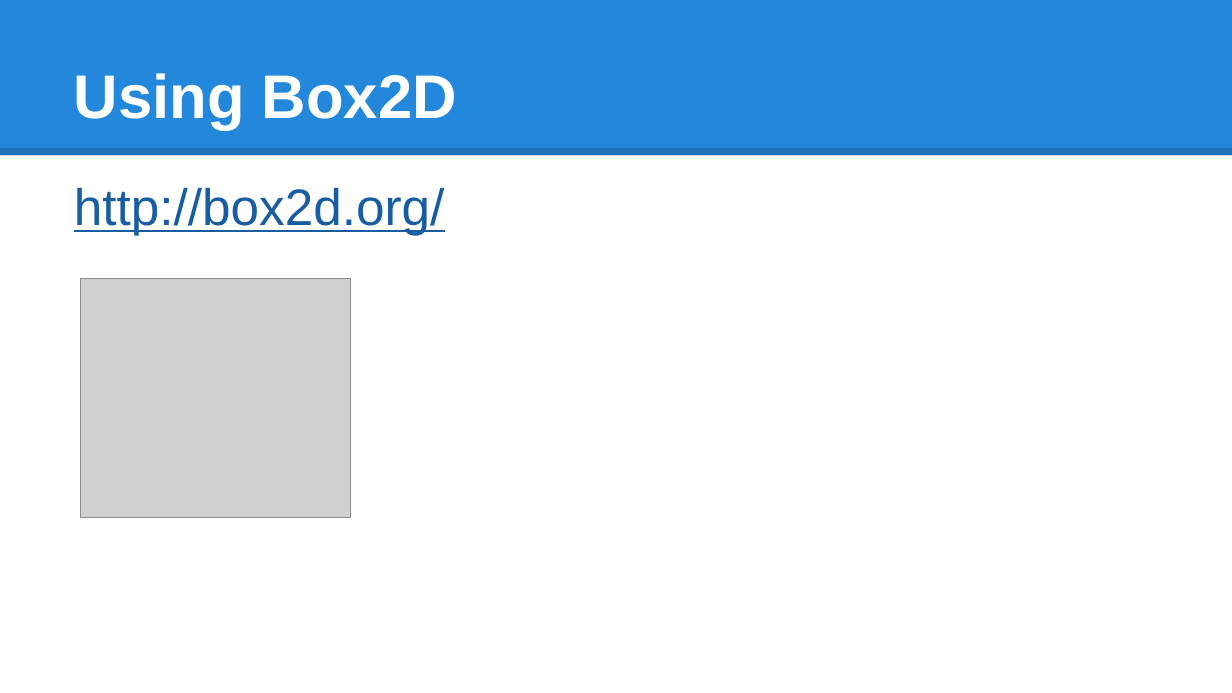
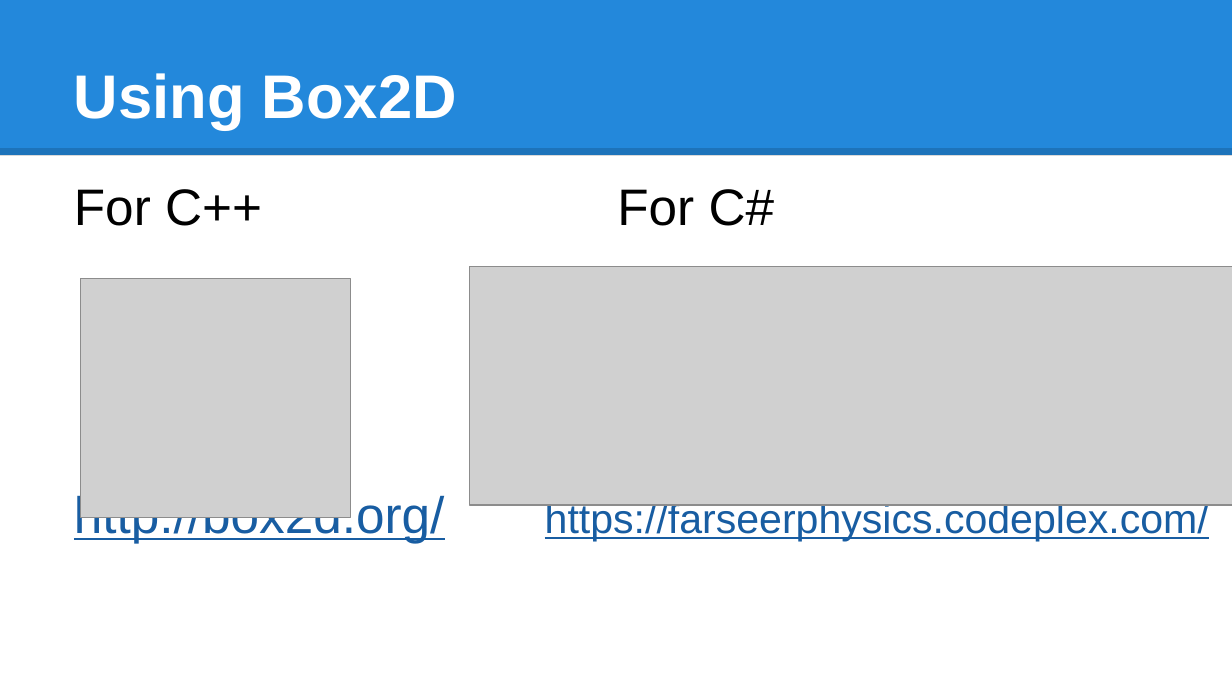
Before and after one commit to BenjaminNitschke/PhysicsCourse, a slide deck: slide 13 of Physics Course Games Academy July 2015.pptx. Drawn at 1232x693 pixels with LibreOffice and Linux fonts; fonts in the diff are those of the drawing; grey boxes stand for pictures. Boxes give left, top, right and bottom in pixels: in the first picture for what was removed or moved away, otherwise in the second. Text is boxed around its words. In the diff, an @@ line names an element or a change of style, - is before the commit and + after.

```diff
--- a/Physics Course Games Academy July 2015.pptx
+++ b/Physics Course Games Academy July 2015.pptx
@@ text at (74,189,1209,543): text changed; size 30 to 24 pt @@
-http://box2d.org/
+For C++ For C#
+http://box2d.org/ https://farseerphysics.codeplex.com/
@@ picture added at (469,266,1232,505) @@
```
Also in this commit, not shown: 1 other slide changed, 11 slides added, 2 slides removed.
